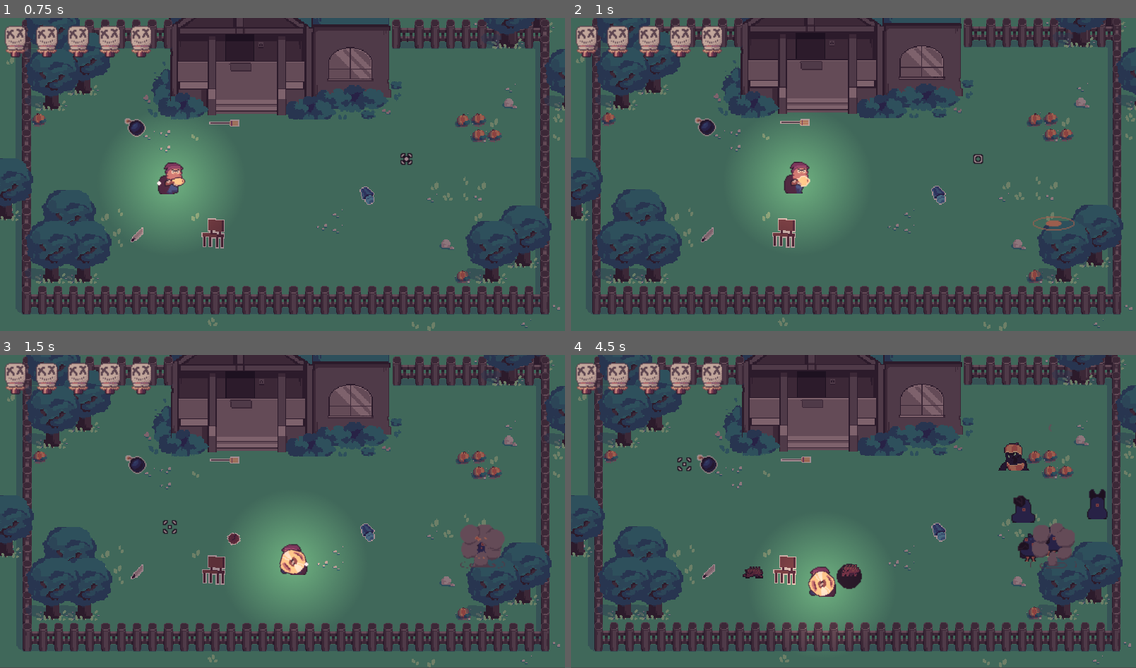
Above: before the commit, frames 1-4 (two rows, left to right).
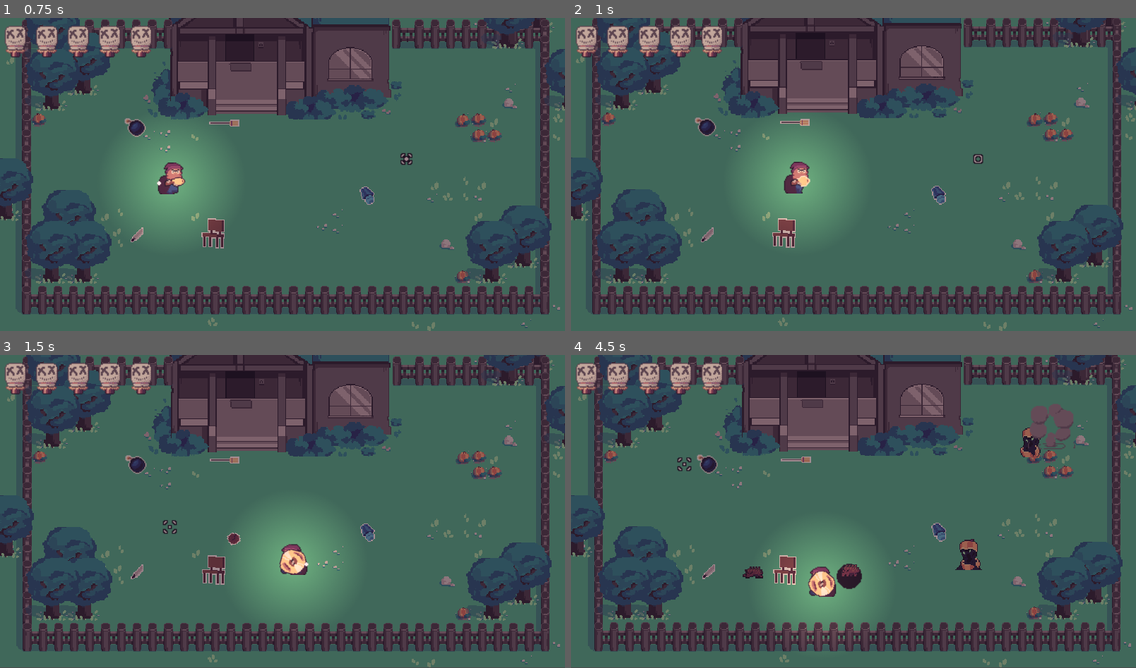
Above: after the commit, the same moments.

Repository: OceanBoy612/BrackeysJam2021
Game: Godot game, scene res://Code/World.tscn
Two runs of this game, one before a commit and one after it. Both use one fixed random seed, a clock stepped at 60 frames per second and the inputs below.
Inputs (mouse positions are in pixels of both pictures, inside the frame that each line leads up to):
- Up to frame 1 (0.75 s): move the mouse to (406, 158) at 0.52 s; press the mouse at (406, 158) at 0.53 s; hold Right (ui_right) from 0.53 s (still down)
- Up to frame 2 (1 s): keep holding Right (ui_right)
- Up to frame 3 (1.5 s): move the mouse to (169, 527) at 1.27 s; release Right (ui_right) at 1.28 s; release the mouse at (169, 527) at 1.28 s; hold Down (ui_down) from 1.28 s (still down); click (169, 527) at 1.35 s
- Up to frame 4 (4.5 s): move the mouse to (910, 442) at 2.02 s; release Down (ui_down) at 2.03 s; press the mouse at (910, 442) at 2.03 s; hold Right (ui_right) 2.03-2.78 s; move the mouse to (825, 574) at 2.77 s; release the mouse at (825, 574) at 2.78 s; hold Up (ui_up) 2.78-3.53 s; click (825, 574) at 2.85 s; move the mouse to (1023, 558) at 3.52 s; press the mouse at (1023, 558) at 3.53 s; hold Left (ui_left) from 3.53 s (still down); move the mouse to (684, 464) at 4.27 s; release the mouse at (684, 464) at 4.28 s; click (684, 464) at 4.35 s

Frame 1 is identical in both runs. In frame 2, 0.1% of the frame differs, in the area x 81-90%, y 63-69%; in frame 3, 0.8%; in frame 4, 3.0%, in the area x 68-95%, y 15-69%.

Commit message:
Pumpkin now can attack

Diff:
--- a/src/Art/Spriteframes/Pumpkiller_spriteframes.tres
+++ b/src/Art/Spriteframes/Pumpkiller_spriteframes.tres
@@ -4,129 +4,108 @@
 [ext_resource path="res://Art/Pngs/Pumpkiller dead-Sheet.png" type="Texture" id=2]
 [ext_resource path="res://Art/Pngs/Pumpkiller attack-Sheet.png" type="Texture" id=3]
 
+[sub_resource type="AtlasTexture" id=1]
+atlas = ExtResource( 2 )
+region = Rect2( 0, 0, 32, 32 )
+
 [sub_resource type="AtlasTexture" id=2]
-flags = 4
+atlas = ExtResource( 2 )
+region = Rect2( 32, 0, 32, 32 )
+
+[sub_resource type="AtlasTexture" id=3]
+atlas = ExtResource( 2 )
+region = Rect2( 64, 0, 32, 32 )
+
+[sub_resource type="AtlasTexture" id=4]
+atlas = ExtResource( 2 )
+region = Rect2( 96, 0, 32, 32 )
+
+[sub_resource type="AtlasTexture" id=5]
+atlas = ExtResource( 2 )
+region = Rect2( 128, 0, 32, 32 )
+
+[sub_resource type="AtlasTexture" id=6]
+atlas = ExtResource( 2 )
+region = Rect2( 160, 0, 32, 32 )
+
+[sub_resource type="AtlasTexture" id=7]
+atlas = ExtResource( 3 )
+region = Rect2( 0, 0, 48, 32 )
+
+[sub_resource type="AtlasTexture" id=8]
 atlas = ExtResource( 3 )
 region = Rect2( 48, 0, 48, 32 )
 
-[sub_resource type="AtlasTexture" id=3]
-flags = 4
+[sub_resource type="AtlasTexture" id=9]
 atlas = ExtResource( 3 )
 region = Rect2( 96, 0, 48, 32 )
 
-[sub_resource type="AtlasTexture" id=4]
-flags = 4
+[sub_resource type="AtlasTexture" id=10]
 atlas = ExtResource( 3 )
 region = Rect2( 144, 0, 48, 32 )
 
-[sub_resource type="AtlasTexture" id=5]
-flags = 4
+[sub_resource type="AtlasTexture" id=11]
 atlas = ExtResource( 3 )
 region = Rect2( 192, 0, 48, 32 )
 
-[sub_resource type="AtlasTexture" id=6]
-flags = 4
+[sub_resource type="AtlasTexture" id=12]
 atlas = ExtResource( 3 )
 region = Rect2( 240, 0, 48, 32 )
 
-[sub_resource type="AtlasTexture" id=7]
-flags = 4
+[sub_resource type="AtlasTexture" id=13]
 atlas = ExtResource( 3 )
 region = Rect2( 288, 0, 48, 32 )
 
-[sub_resource type="AtlasTexture" id=1]
-flags = 4
-atlas = ExtResource( 3 )
-region = Rect2( 0, 0, 48, 32 )
-
-[sub_resource type="AtlasTexture" id=11]
-flags = 4
-atlas = ExtResource( 2 )
-region = Rect2( 0, 0, 32, 32 )
-
-[sub_resource type="AtlasTexture" id=12]
-flags = 4
-atlas = ExtResource( 2 )
-region = Rect2( 32, 0, 32, 32 )
-
-[sub_resource type="AtlasTexture" id=13]
-flags = 4
-atlas = ExtResource( 2 )
-region = Rect2( 64, 0, 32, 32 )
-
 [sub_resource type="AtlasTexture" id=14]
-flags = 4
-atlas = ExtResource( 2 )
-region = Rect2( 96, 0, 32, 32 )
-
-[sub_resource type="AtlasTexture" id=15]
-flags = 4
-atlas = ExtResource( 2 )
-region = Rect2( 128, 0, 32, 32 )
-
-[sub_resource type="AtlasTexture" id=16]
-flags = 4
-atlas = ExtResource( 2 )
-region = Rect2( 160, 0, 32, 32 )
-
-[sub_resource type="AtlasTexture" id=17]
-flags = 4
 atlas = ExtResource( 3 )
 region = Rect2( 336, 0, 48, 32 )
 
-[sub_resource type="AtlasTexture" id=18]
-flags = 4
+[sub_resource type="AtlasTexture" id=15]
 atlas = ExtResource( 3 )
 region = Rect2( 384, 0, 48, 32 )
 
-[sub_resource type="AtlasTexture" id=19]
-flags = 4
+[sub_resource type="AtlasTexture" id=16]
 atlas = ExtResource( 1 )
 region = Rect2( 0, 0, 32, 32 )
 
-[sub_resource type="AtlasTexture" id=20]
-flags = 4
+[sub_resource type="AtlasTexture" id=17]
 atlas = ExtResource( 1 )
 region = Rect2( 32, 0, 32, 32 )
 
-[sub_resource type="AtlasTexture" id=21]
-flags = 4
+[sub_resource type="AtlasTexture" id=18]
 atlas = ExtResource( 1 )
 region = Rect2( 64, 0, 32, 32 )
 
-[sub_resource type="AtlasTexture" id=22]
-flags = 4
+[sub_resource type="AtlasTexture" id=19]
 atlas = ExtResource( 1 )
 region = Rect2( 96, 0, 32, 32 )
 
-[sub_resource type="AtlasTexture" id=23]
-flags = 4
+[sub_resource type="AtlasTexture" id=20]
 atlas = ExtResource( 1 )
 region = Rect2( 128, 0, 32, 32 )
 
-[sub_resource type="AtlasTexture" id=24]
-flags = 4
+[sub_resource type="AtlasTexture" id=21]
 atlas = ExtResource( 1 )
 region = Rect2( 160, 0, 32, 32 )
 
 [resource]
 animations = [ {
-"frames": [ SubResource( 2 ), SubResource( 3 ), SubResource( 4 ), SubResource( 5 ), SubResource( 6 ), SubResource( 7 ) ],
+"frames": [ SubResource( 1 ), SubResource( 2 ), SubResource( 3 ), SubResource( 4 ), SubResource( 5 ), SubResource( 6 ) ],
 "loop": true,
-"name": "Attack",
-"speed": 18.0
+"name": "Die",
+"speed": 15.0
 }, {
-"frames": [ SubResource( 1 ) ],
+"frames": [ SubResource( 7 ) ],
 "loop": true,
 "name": "Dead",
 "speed": 5.0
 }, {
-"frames": [ SubResource( 11 ), SubResource( 12 ), SubResource( 13 ), SubResource( 14 ), SubResource( 15 ), SubResource( 16 ) ],
-"loop": true,
-"name": "Die",
-"speed": 15.0
+"frames": [ SubResource( 8 ), SubResource( 9 ), SubResource( 10 ), SubResource( 11 ), SubResource( 12 ), SubResource( 13 ) ],
+"loop": false,
+"name": "Attack",
+"speed": 18.0
 }, {
-"frames": [ SubResource( 17 ), SubResource( 18 ), SubResource( 19 ), SubResource( 20 ), SubResource( 21 ), SubResource( 22 ), SubResource( 23 ), SubResource( 24 ) ],
+"frames": [ SubResource( 14 ), SubResource( 15 ), SubResource( 16 ), SubResource( 17 ), SubResource( 18 ), SubResource( 19 ), SubResource( 20 ), SubResource( 21 ) ],
 "loop": true,
 "name": "Walk",
 "speed": 15.0
--- a/src/Code/Enemies/Crow.gd
+++ b/src/Code/Enemies/Crow.gd
@@ -104,7 +104,7 @@
 	match new_state:
 		CHARGING:
 			move_dir = get_dir_to_player()
-			distance_to_travel = Globals.player.global_position.distance_to(global_position)
+			distance_to_travel = get_distance_to_player()
 			distance_traveled = 0
 			$Sprite.play("Air")
 			$Sprite.rotation = move_dir.angle() # rotate the sprite in the direction of movement
--- a/src/Code/Enemies/Enemy.gd
+++ b/src/Code/Enemies/Enemy.gd
@@ -34,6 +34,7 @@
 	$Healthbar.show()
 	if health <= 0:
 		emit_signal("died")
+		set_physics_process(false)
 		yield($Sprite, "animation_finished")
 		queue_free()
 	else:
@@ -49,3 +50,6 @@
 	call_deferred("set_collision_layer_bit", 3, toggle)
 	call_deferred("set_collision_layer_bit", 2, !toggle)
 	call_deferred("set_collision_mask_bit", 2, !toggle)
+
+func get_distance_to_player() -> float:
+	return Globals.player.global_position.distance_to(global_position)
--- /dev/null
+++ b/src/Code/Enemies/Pumpkin.gd
@@ -0,0 +1,36 @@
+extends "res://Code/Enemies/Enemy.gd"
+
+
+signal attacked
+
+
+var attack_dist = 20
+var attacking = false
+
+
+func enemy_process(delta):
+	if attacking:
+		return
+
+	var dist = get_distance_to_player()
+	if dist < attack_dist:
+		attack()
+	else:
+		.enemy_process(delta)
+
+
+func attack():
+	attacking = true
+	$Sprite.play("Attack")
+	$AttackArea/CollisionShape2D.disabled = false
+	yield($Sprite, "animation_finished")
+	attacking = false
+	$Sprite.play("Walk")
+	$AttackArea/CollisionShape2D.disabled = true
+
+
+
+func _on_AttackArea_body_entered(body):
+	if body is Player:
+		body.damage(damage)
+		$AttackArea/CollisionShape2D.set_deferred("disabled", true)
--- a/src/Code/Enemies/Pumpkin.tscn
+++ b/src/Code/Enemies/Pumpkin.tscn
@@ -6,19 +6,20 @@
 [ext_resource path="res://Audio/PUMPKIN_ENEMY2_BB_sfx.wav" type="AudioStream" id=4]
 [ext_resource path="res://Audio/PUMPKIN_ENEMY_DEATH1_BB_sfx.wav" type="AudioStream" id=5]
 [ext_resource path="res://Code/Audio/SpriteSound.gd" type="Script" id=6]
+[ext_resource path="res://Code/Enemies/Pumpkin.gd" type="Script" id=7]
 
 [sub_resource type="RectangleShape2D" id=1]
 extents = Vector2( 10.2029, 14.5375 )
 
 [sub_resource type="RectangleShape2D" id=2]
+extents = Vector2( 22.0166, 19.5257 )
 
 [node name="Pumpkin" instance=ExtResource( 1 )]
-health = 10.0
+script = ExtResource( 7 )
 
 [node name="Sprite" parent="." index="0"]
 frames = ExtResource( 2 )
-animation = "Attack"
-frame = 3
+animation = "Walk"
 script = ExtResource( 3 )
 
 [node name="SpriteSound" type="AudioStreamPlayer2D" parent="Sprite" index="0"]
@@ -40,5 +41,8 @@
 [node name="AttackArea" type="Area2D" parent="." index="5"]
 
 [node name="CollisionShape2D" type="CollisionShape2D" parent="AttackArea" index="0"]
-position = Vector2( -13.3492, -11.8777 )
+position = Vector2( 2.38419e-05, -11.1419 )
 shape = SubResource( 2 )
+disabled = true
+
+[connection signal="body_entered" from="AttackArea" to="." method="_on_AttackArea_body_entered"]
--- a/src/Code/Enemies/PumpkinSprite.gd
+++ b/src/Code/Enemies/PumpkinSprite.gd
@@ -1,4 +1,4 @@
-extends AnimatedSprite
+extends "res://Code/Enemies/Sprite.gd"
 
 onready var enemy = get_parent()
 
--- a/src/Code/Player/GUI.gd
+++ b/src/Code/Player/GUI.gd
@@ -14,13 +14,13 @@
 	for i in range($HBoxContainer.get_child_count()):
 		var lifeicon = $HBoxContainer.get_child(i)
 		var sprite = lifeicon.get_child(0) as AnimatedSprite
-		if i+1 < player.health:
+		if i < player.health:
 			match sprite.animation:
 				"Idle":
 					pass # do nothing
 				"Idle off":
 					heal(sprite)
-		elif i+1 >= player.health:
+		elif i >= player.health:
 			match sprite.animation:
 				"Idle":
 					hurt(sprite)
--- a/src/Code/Player/Player.gd
+++ b/src/Code/Player/Player.gd
@@ -151,6 +151,7 @@
 
 func damage(amt: float):
 	health -= amt
+#	print("player health", health)
 	$Healthbar.value = health
 	$Healthbar.show()
 	if health <= 0:
--- a/src/Code/World.tscn
+++ b/src/Code/World.tscn
@@ -55,12 +55,13 @@
 position = Vector2( 397.89, 154.368 )
 entity_tscn = ExtResource( 4 )
 amount = -1
+delay = 11.0
 
 [node name="Spawner2" parent="Spawners" instance=ExtResource( 7 )]
 position = Vector2( 396.016, 32.4518 )
 entity_tscn = ExtResource( 13 )
 amount = -1
-delay = 3.772
+delay = 2.0
 
 [node name="Player" parent="." instance=ExtResource( 8 )]
 position = Vector2( 130.493, 168.055 )
Not shown: 1 places in src/Code/Enemies/Pumpkin.tscn that only renumber resources
